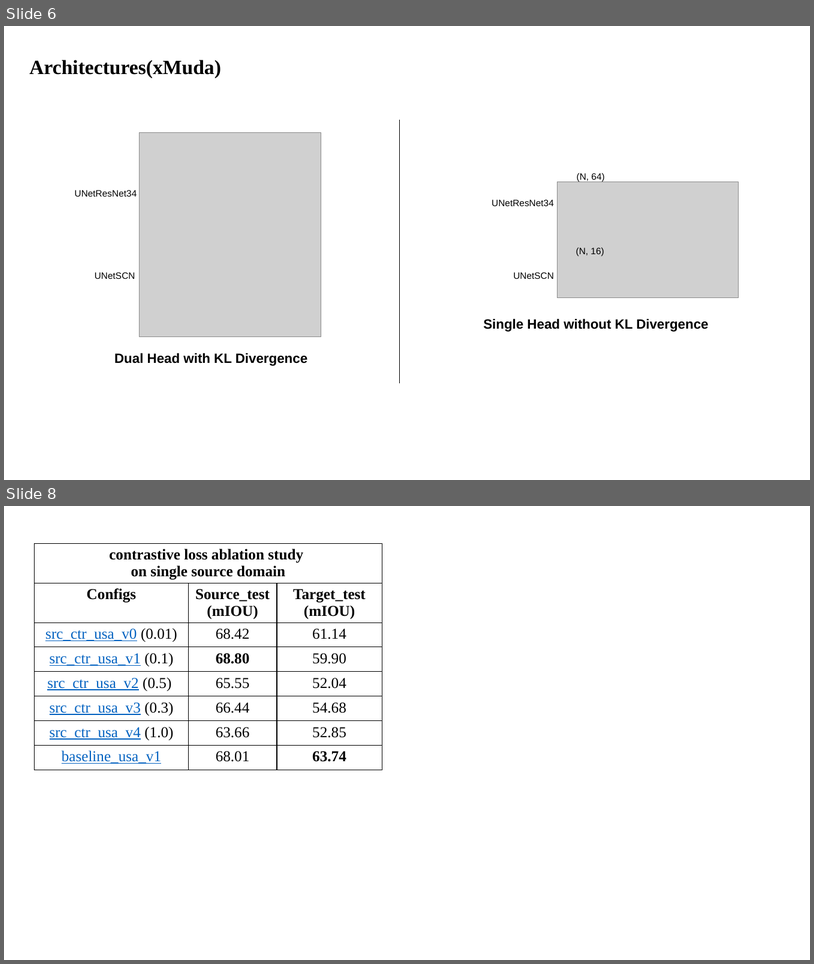
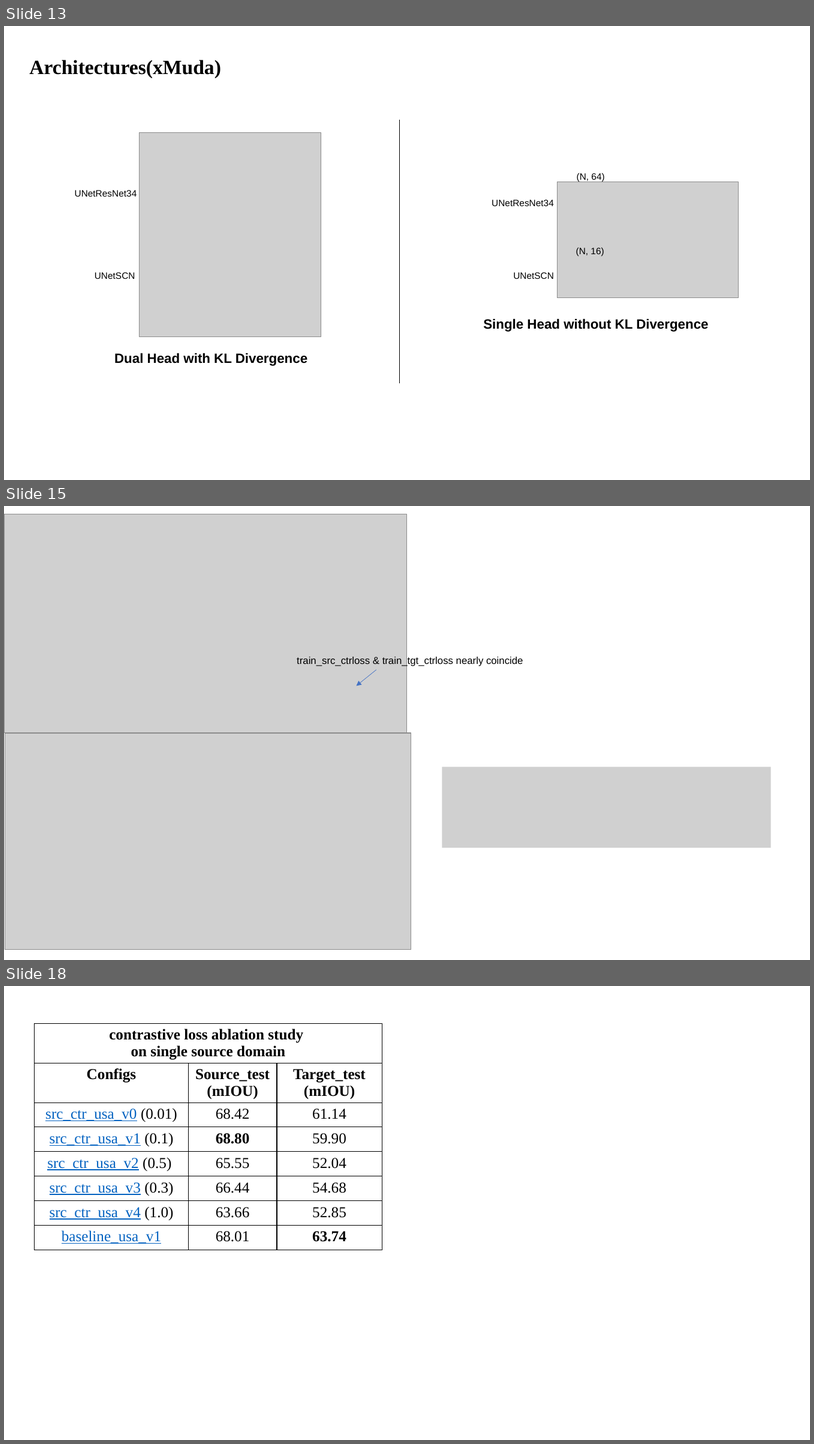
Before and after one commit to XYHC-MMDA/Multi-modal-Multi-task-DA, a slide deck: demo/latest.pptx. Shown one above the other, each under a label of ours: slides 6 and 8 before the commit, slides 13, 15 and 18 after it; the slides between them are not shown. The pictures are 814x964 and 814x1444 pixels, drawn with LibreOffice and Linux fonts; fonts in the diff are those of the drawing; grey boxes stand for pictures. Boxes give left, top, right and bottom in pixels: in the first picture for what was removed or moved away, otherwise in the second. Text is boxed around its words. In the diff, an @@ line names an element or a change of style, - is before the commit and + after.

```diff
--- a/demo/latest.pptx
+++ b/demo/latest.pptx
@@ slide 15 added at <box>4,506,810,960</box>, background #FFFFFF @@
@@ picture added at <box>4,514,408,733</box> @@
@@ text added at <box>297,656,524,667</box>, 12 pt, text #000000 @@
+train_src_ctrloss & train_tgt_ctrloss nearly coincide
@@ arrow added from (377, 670) to (357, 685), #4472C4 0.5 pt @@
@@ picture added at <box>5,733,411,949</box> @@
@@ picture added at <box>443,767,771,848</box> @@
@@ what was slide 6 is now slide 13 @@
@@ what was slide 8 is now slide 18 @@
```
Also in this commit, not shown: 2 slides changed, 9 other slides added, 6 other files.
